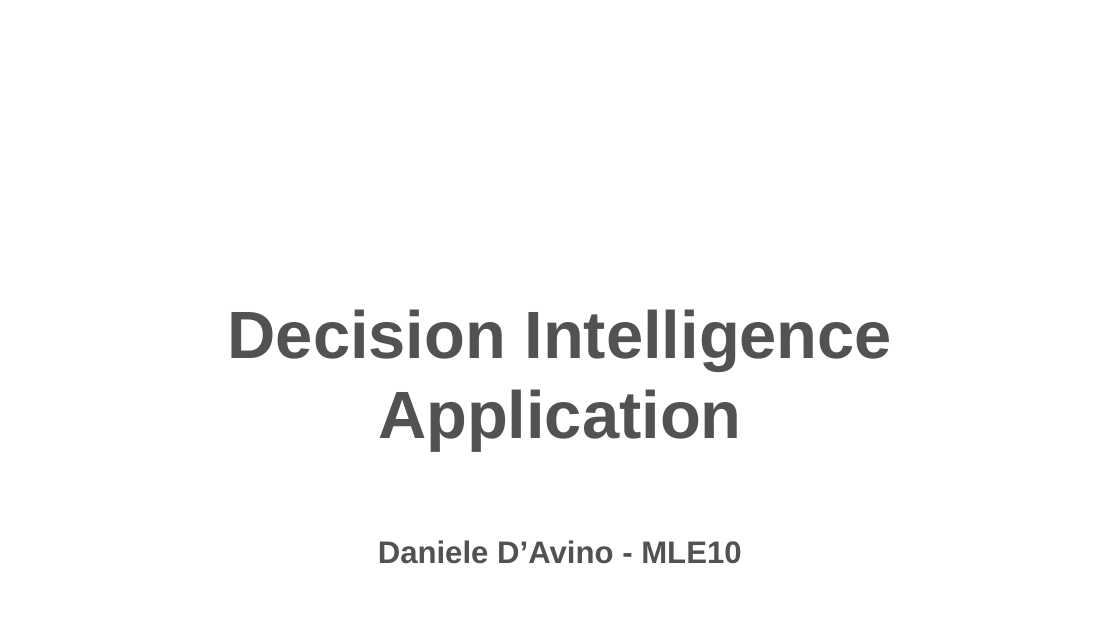
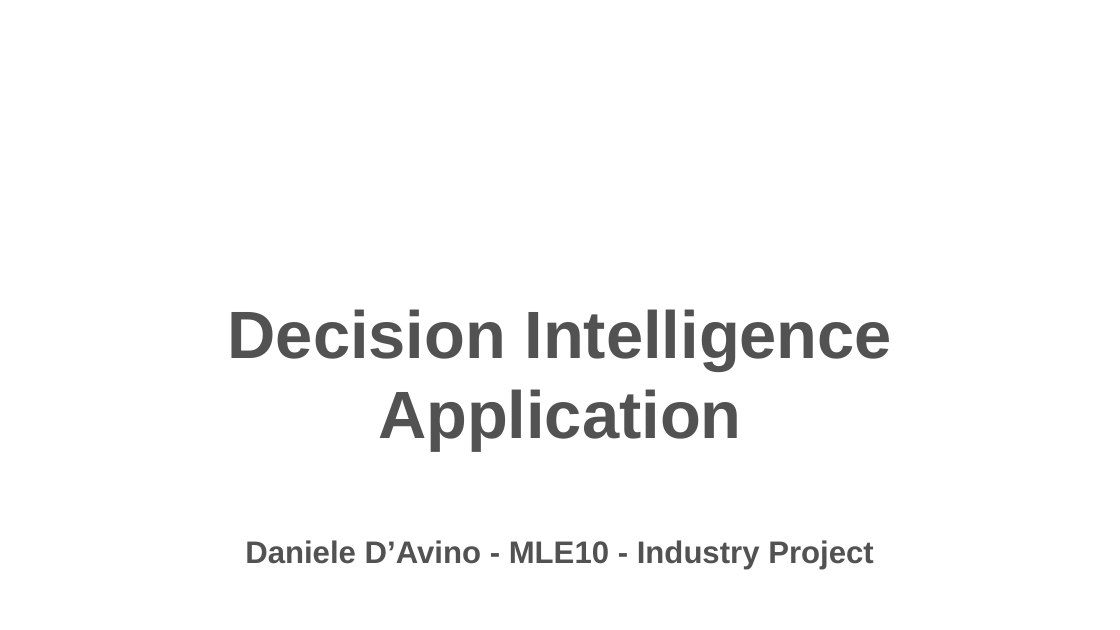
Before and after one commit to davins90/unsupervised_anomaly_detection, a slide deck: slide 1 of src/docs/Decision Intelligence Application.pptx. Drawn at 1120x630 pixels with LibreOffice and Linux fonts; fonts in the diff are those of the drawing; background and template pictures are left out. Boxes give left, top, right and bottom in pixels: in the first picture for what was removed or moved away, otherwise in the second. Text is boxed around its words. In the diff, an @@ line names an element or a change of style, - is before the commit and + after.

```diff
--- a/src/docs/Decision Intelligence Application.pptx
+++ b/src/docs/Decision Intelligence Application.pptx
@@ subtitle at (x1=228, y1=309, x2=893, y2=569): text changed; size 43 to 20 pt @@
-Decision Intelligence Application
-Daniele D’Avino - MLE10
+Decision Intelligence Application
+Daniele D’Avino - MLE10 - Industry Project
```
Also in this commit, not shown: 12 other slides changed, 1 other file.
